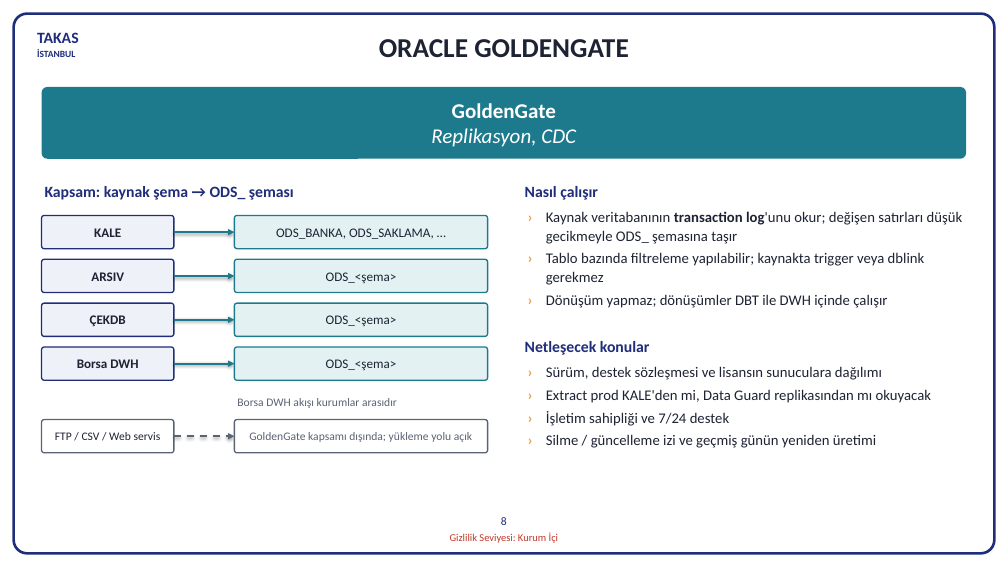
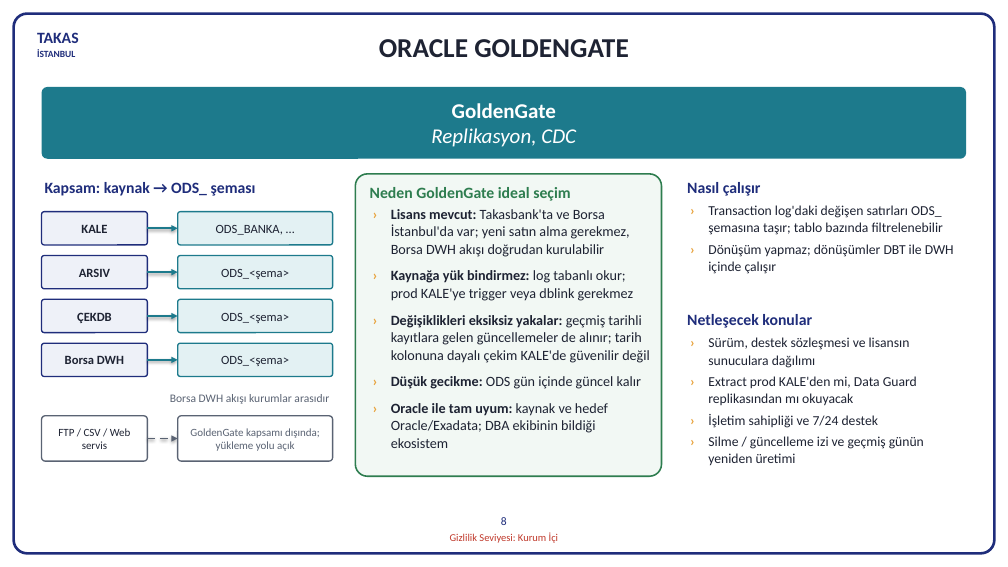
Before and after one commit to hanifidemirel0/Cursor-Projects, a slide deck: slide 8 of outputs/dwh-sunum-kasim-2026/5 - DWHSunum_Kasim2026.pptx. Drawn at 1008x567 pixels with LibreOffice and Linux fonts; fonts in the diff are those of the drawing. Boxes give left, top, right and bottom in pixels: in the first picture for what was removed or moved away, otherwise in the second. Text is boxed around its words. In the diff, an @@ line names an element or a change of style, - is before the commit and + after.

```diff
--- a/outputs/dwh-sunum-kasim-2026/5 - DWHSunum_Kasim2026.pptx
+++ b/outputs/dwh-sunum-kasim-2026/5 - DWHSunum_Kasim2026.pptx
@@ rounded rectangle added at box(355, 174, 662, 476), fill #F2F8F4, outline #2E7D4F 1.5 pt @@
@@ text "Nasıl çalışır": place and size @@
-text "Nasıl çalışır" at box(525, 186, 598, 200)
+text "Nasıl çalışır" at box(687, 182, 761, 196)
@@ text at box(45, 182, 256, 196): text changed @@
-Kapsam: kaynak şema → ODS_ şeması
+Kapsam: kaynak → ODS_ şeması
@@ text added at box(370, 187, 570, 201), 15 pt, text #2E7D4F, bold @@
+Neden GoldenGate ideal seçim
@@ text added at box(391, 209, 650, 448), 13.5 pt, text #1E2333 @@
+› Lisans mevcut: Takasbank'ta ve Borsa İstanbul'da var; yeni satın alma gerekmez, Borsa DWH akışı doğrudan kurulabilir
+› Kaynağa yük bindirmez: log tabanlı okur; prod KALE'ye trigger veya dblink gerekmez
+› Değişiklikleri eksiksiz yakalar: geçmiş tarihli kayıtlara gelen güncellemeler de alınır; tarih kolonuna dayalı çekim KALE'de güvenilir değil
+› Düşük gecikme: ODS gün içinde güncel kalır
+› Oracle ile tam uyum: kaynak ve hedef Oracle/Exadata; DBA ekibinin bildiği ekosistem
@@ text "› Transaction log'daki değişen satırları ...": place and size @@
-text "› Transaction log'daki değişen satırları ..." at box(546, 211, 963, 308)
+text "› Transaction log'daki değişen satırları ..." at box(708, 205, 954, 274)
@@ text at box(708, 205, 943, 235): text changed; size 14 to 13 pt @@
-› Kaynak veritabanının transaction log'unu okur; değişen satırları düşük gecikmeyle ODS_ şemasına taşır
-› Tablo bazında filtreleme yapılabilir; kaynakta trigger veya dblink gerekmez
+› Transaction log'daki değişen satırları ODS_ şemasına taşır; tablo bazında filtrelenebilir
@@ rounded rectangle "KALE": place and size @@
-rounded rectangle "KALE" at box(42, 216, 174, 249)
+rounded rectangle "KALE" at box(42, 212, 147, 245)
@@ arrow moved from (174, 232) - (234, 232) to (147, 228) - (178, 228) @@
@@ rounded rectangle "ODS_BANKA, …": place and size @@
-rounded rectangle "ODS_BANKA, …" at box(234, 216, 488, 249)
+rounded rectangle "ODS_BANKA, …" at box(178, 212, 333, 245)
@@ text in rounded rectangle at box(216, 225, 283, 235): text changed; size 12.5 to 12 pt @@
-ODS_BANKA, ODS_SAKLAMA, …
+ODS_BANKA, …
@@ rounded rectangle "ARSIV": place and size @@
-rounded rectangle "ARSIV" at box(42, 259, 174, 293)
+rounded rectangle "ARSIV" at box(42, 256, 147, 289)
@@ rounded rectangle "ODS_<şema>": place and size @@
-rounded rectangle "ODS_<şema>" at box(234, 259, 488, 293)
+rounded rectangle "ODS_<şema>" at box(178, 256, 333, 289)
@@ text at box(708, 244, 954, 274): size 14 to 13 pt in "› Dönüşüm yapmaz; dönüşümler DBT ile DWH ..." @@
@@ rounded rectangle "ÇEKDB": place and size @@
-rounded rectangle "ÇEKDB" at box(42, 303, 174, 337)
+rounded rectangle "ÇEKDB" at box(42, 299, 147, 333)
@@ arrow moved from (174, 276) - (234, 276) to (147, 272) - (178, 272) @@
@@ rounded rectangle "ODS_<şema>": place and size @@
-rounded rectangle "ODS_<şema>" at box(234, 303, 488, 337)
+rounded rectangle "ODS_<şema>" at box(178, 299, 333, 333)
@@ arrow moved from (174, 320) - (234, 320) to (147, 316) - (178, 316) @@
@@ text "Netleşecek konular": place and size @@
-text "Netleşecek konular" at box(525, 341, 650, 355)
+text "Netleşecek konular" at box(687, 314, 812, 328)
@@ rounded rectangle "Borsa DWH": place and size @@
-rounded rectangle "Borsa DWH" at box(42, 347, 174, 380)
+rounded rectangle "Borsa DWH" at box(42, 343, 147, 377)
@@ size 12.5 to 12 pt in 7 elements at box(42, 212, 147, 245), box(42, 256, 147, 289), box(42, 299, 147, 333), box(42, 343, 147, 377), box(178, 256, 333, 289), box(178, 299, 333, 333), box(178, 343, 333, 377) @@
@@ rounded rectangle "ODS_<şema>": place and size @@
-rounded rectangle "ODS_<şema>" at box(234, 347, 488, 380)
+rounded rectangle "ODS_<şema>" at box(178, 343, 333, 377)
@@ text "› Sürüm, destek sözleşmesi ve ...": place and size @@
-text "› Sürüm, destek sözleşmesi ve ..." at box(546, 366, 931, 448)
+text "› Sürüm, destek sözleşmesi ve ..." at box(708, 376, 924, 465)
@@ text "› Sürüm, destek sözleşmesi ve ..." at box(708, 376, 924, 465): size 14 to 13 pt @@
@@ text "Borsa DWH akışı kurumlar arasıdır": place and size @@
-text "Borsa DWH akışı kurumlar arasıdır" at box(237, 398, 397, 408)
+text "Borsa DWH akışı kurumlar arasıdır" at box(170, 394, 329, 404)
@@ text "Borsa DWH akışı kurumlar arasıdır" at box(170, 394, 329, 404): alignment left to right @@
@@ arrow moved from (174, 364) - (234, 364) to (147, 360) - (178, 360) @@
@@ rounded rectangle "FTP / CSV / Web ...": place and size @@
-rounded rectangle "FTP / CSV / Web ..." at box(42, 420, 174, 453)
+rounded rectangle "FTP / CSV / Web ..." at box(42, 416, 147, 461)
@@ rounded rectangle "FTP / CSV / Web ..." at box(42, 416, 147, 461): size 11 to 10.5 pt @@
@@ rounded rectangle "GoldenGate kapsamı dışında; yükleme yolu ..." at box(178, 416, 333, 461): size 11 to 10.5 pt @@
@@ rounded rectangle "GoldenGate kapsamı dışında; yükleme yolu ...": place and size @@
-rounded rectangle "GoldenGate kapsamı dışında; yükleme yolu ..." at box(234, 420, 488, 453)
+rounded rectangle "GoldenGate kapsamı dışında; yükleme yolu ..." at box(178, 416, 333, 461)
@@ arrow moved from (174, 436) - (234, 436) to (147, 439) - (178, 439) @@
```
Also in this commit, not shown: 3 other files.
